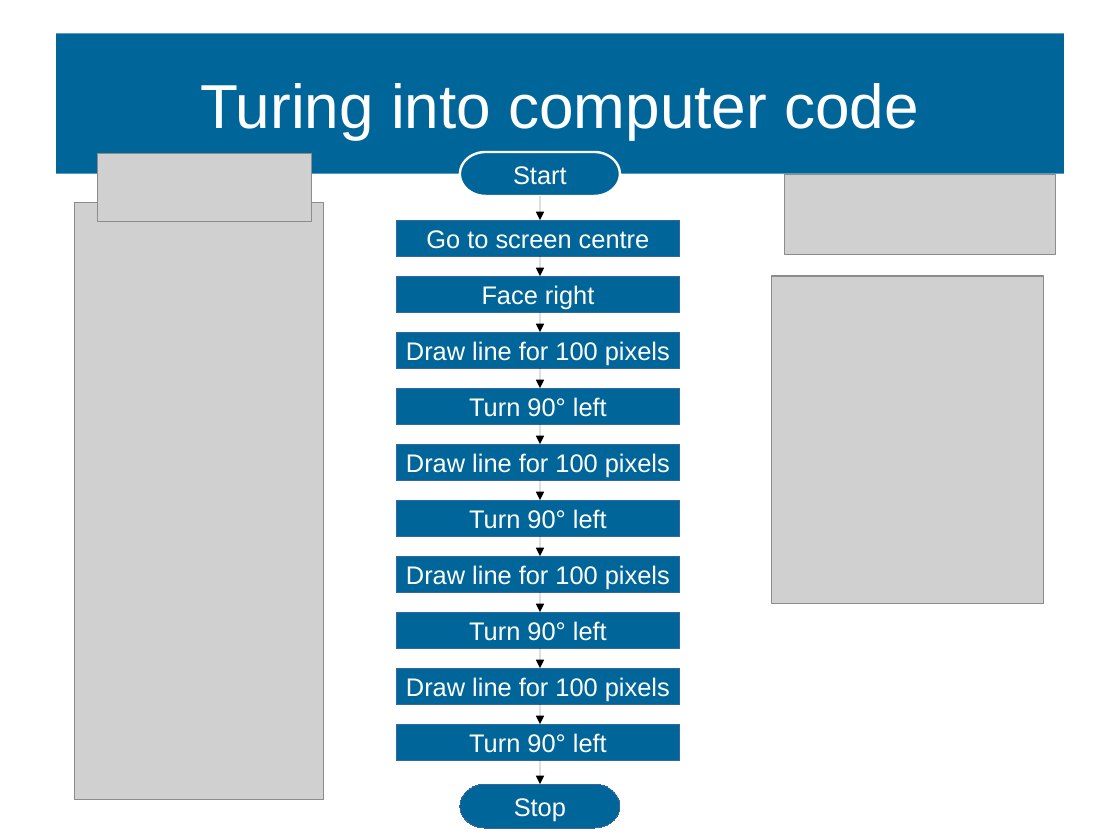
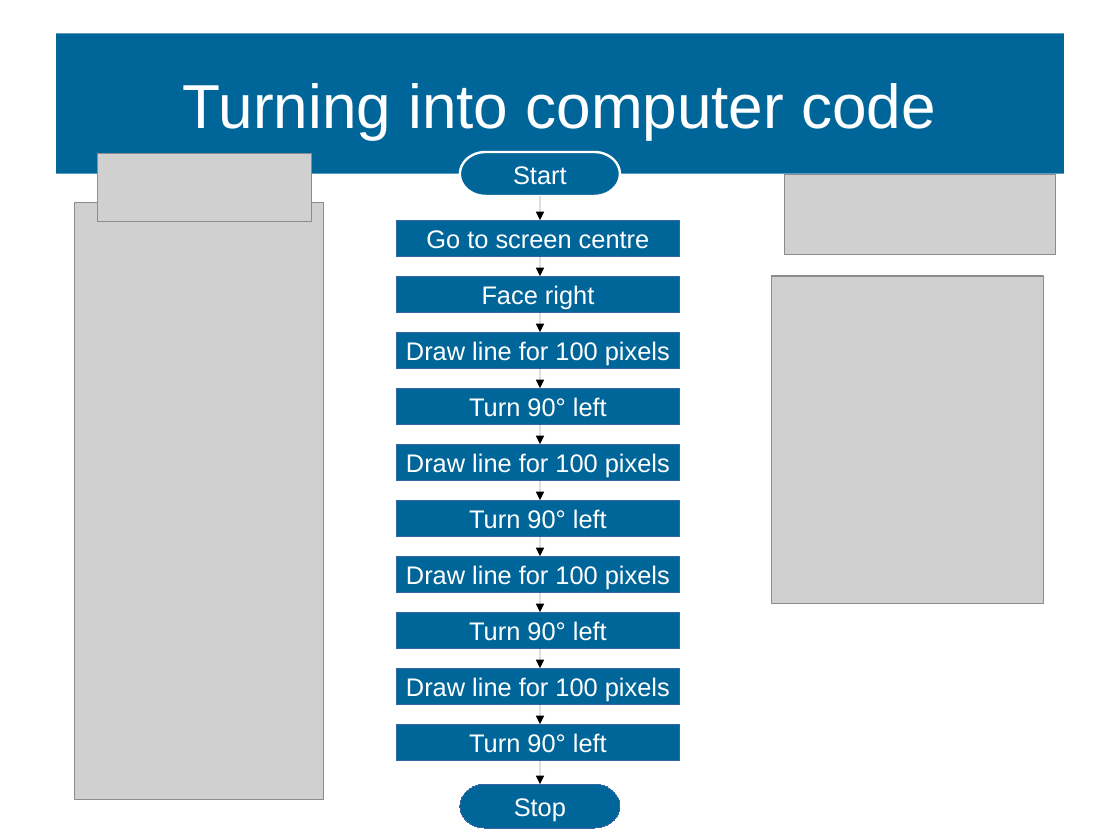
Before and after one commit to MarkGadsby/TeachingNotes, a slide deck: slide 8 of GeneralTextFiles/Markdown_BSC_Notes/Slides_HoneyCombe.odp. Drawn at 1120x840 pixels with LibreOffice and Linux fonts; fonts in the diff are those of the drawing; grey boxes stand for pictures; background and template pictures are left out. Boxes give left, top, right and bottom in pixels: in the first picture for what was removed or moved away, otherwise in the second. Text is boxed around its words. In the diff, an @@ line names an element or a change of style, - is before the commit and + after.

```diff
--- a/GeneralTextFiles/Markdown_BSC_Notes/Slides_HoneyCombe.odp
+++ b/GeneralTextFiles/Markdown_BSC_Notes/Slides_HoneyCombe.odp
@@ title at bbox=[183, 83, 936, 139]: text changed @@
-Turing into computer code
+Turning into computer code
```
Also in this commit, not shown: 3 other slides changed.
